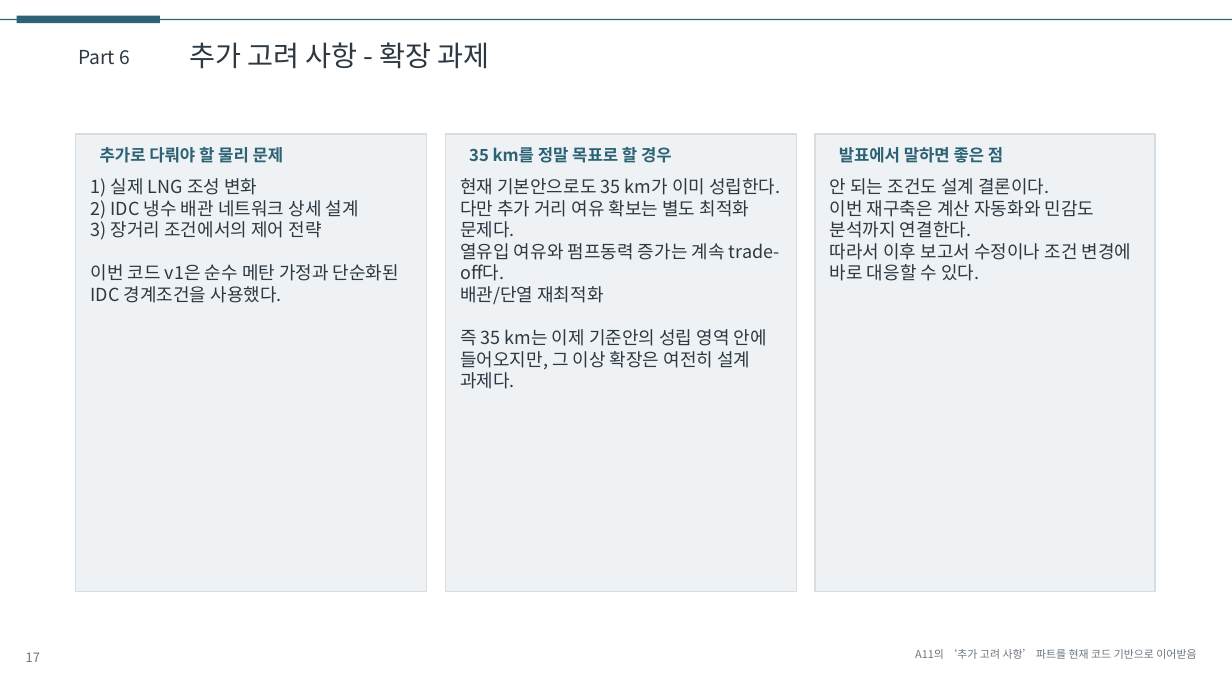
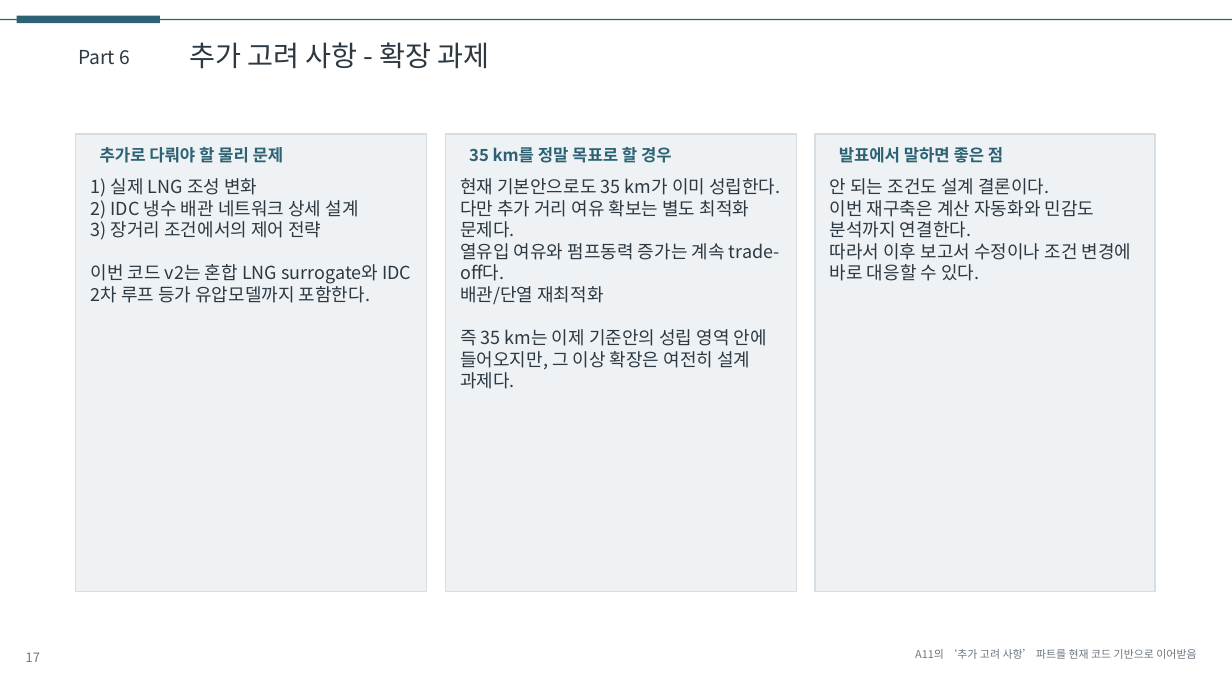
Before and after one commit to CuriousN006/lng-idc-design-study, a slide deck: slide 17 of deliverables/presentation_draft.pptx. Drawn at 1232x693 pixels with LibreOffice and Linux fonts; fonts in the diff are those of the drawing. Boxes give left, top, right and bottom in pixels: in the first picture for what was removed or moved away, otherwise in the second. Text is boxed around its words. In the diff, an @@ line names an element or a change of style, - is before the commit and + after.

```diff
--- a/deliverables/presentation_draft.pptx
+++ b/deliverables/presentation_draft.pptx
@@ text at (x1=91, y1=264, x2=411, y2=303): text changed @@
-이번 코드 v1은 순수 메탄 가정과 단순화된 IDC 경계조건을 사용했다.
+이번 코드 v2는 혼합 LNG surrogate와 IDC 2차 루프 등가 유압모델까지 포함한다.
```
Also in this commit, not shown: 4 other slides changed, 5 other files.
